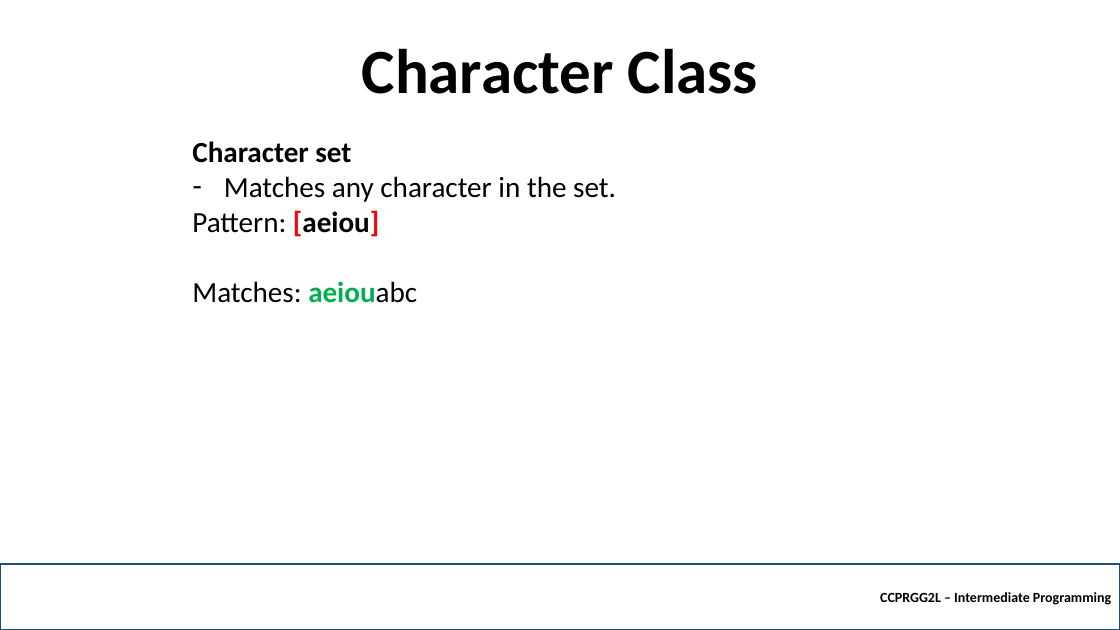
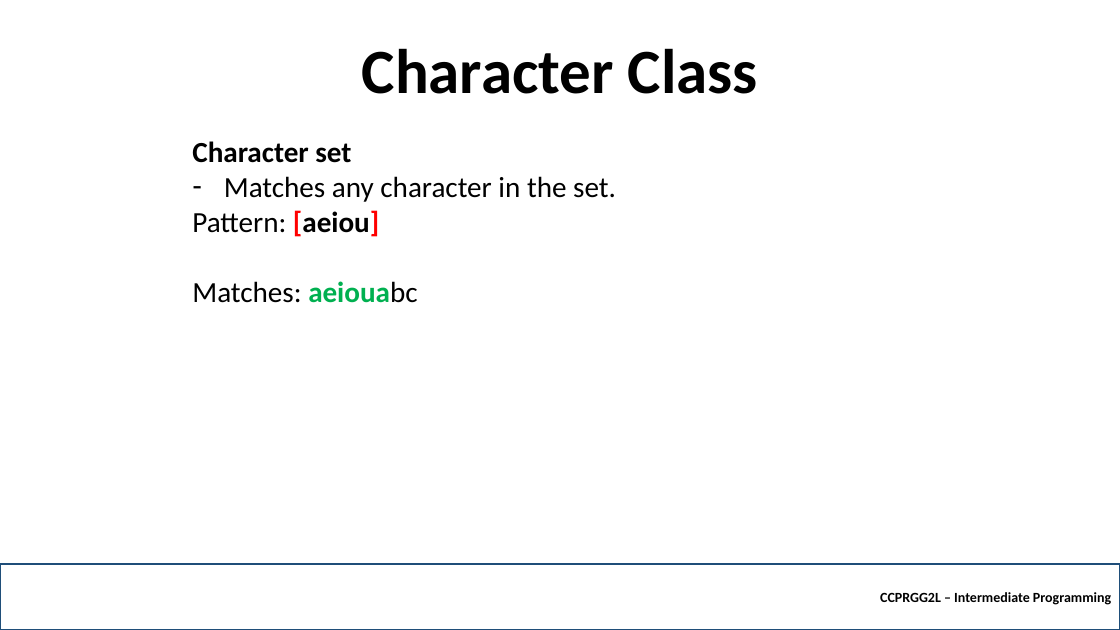
Before and after one commit to robitussin/CCPRGG2L, a slide deck: slide 9 of week_4/Regular Expressions.pptx. Drawn at 1120x630 pixels with LibreOffice and Linux fonts; fonts in the diff are those of the drawing; background and template pictures are left out. Boxes give left, top, right and bottom in pixels: in the first picture for what was removed or moved away, otherwise in the second. Text is boxed around its words. In the diff, an @@ line names an element or a change of style, - is before the commit and + after.

```diff
--- a/week_4/Regular Expressions.pptx
+++ b/week_4/Regular Expressions.pptx
@@ text at box(192, 281, 417, 303): text colour #000000 to #00B050, bold on in "aeiouabc" @@
```
Also in this commit, not shown: 3 other slides changed.
